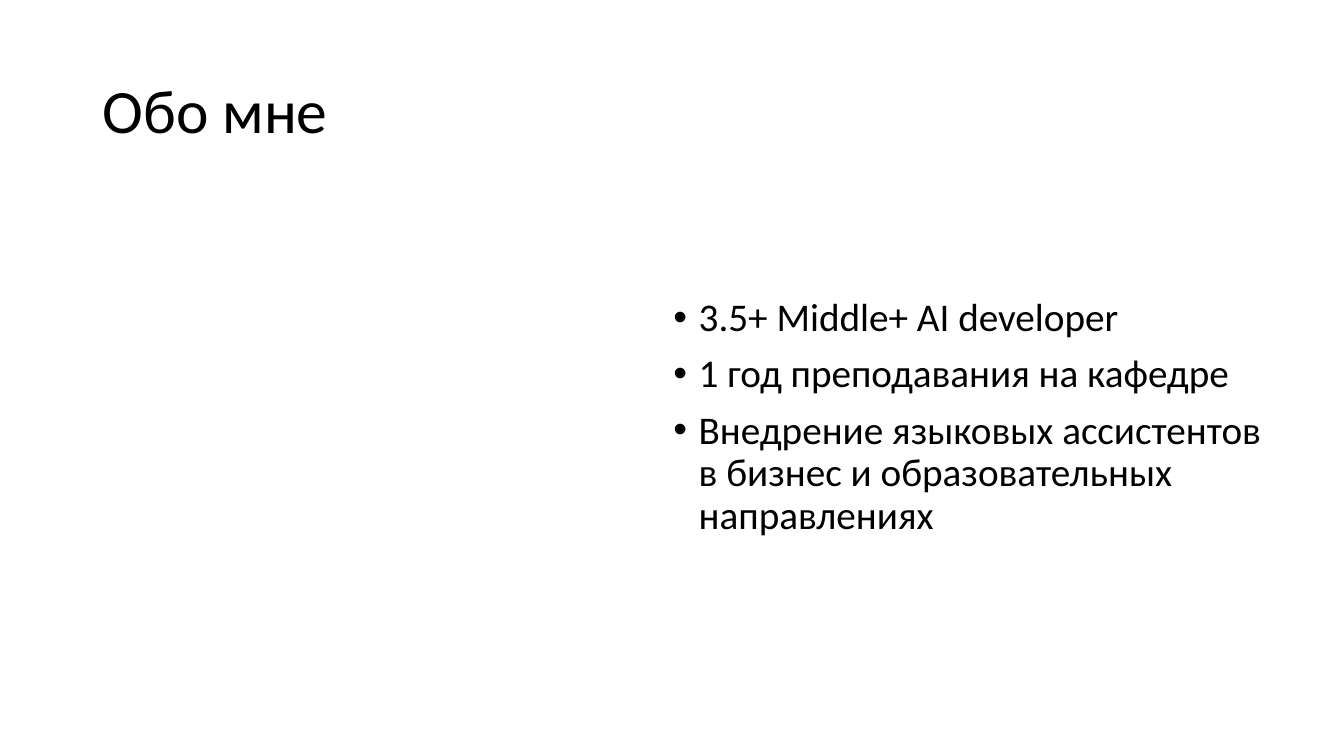
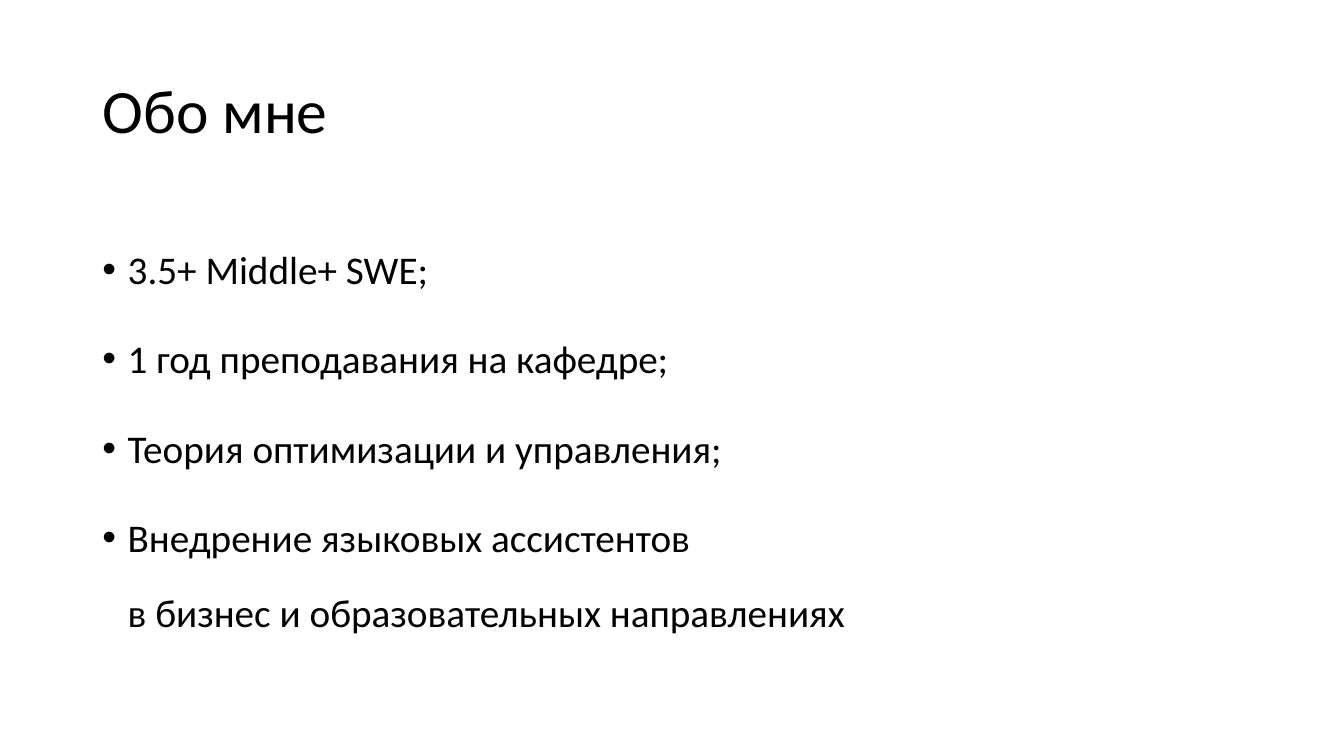
Before and after one commit to PedagogicEducationMIPT/Presentations, a slide deck: slide 2 of intro/Введение.pptx. Drawn at 1344x756 pixels with LibreOffice and Linux fonts; fonts in the diff are those of the drawing. Boxes give left, top, right and bottom in pixels: in the first picture for what was removed or moved away, otherwise in the second. Text is boxed around its words. In the diff, an @@ line names an element or a change of style, - is before the commit and + after.

```diff
--- a/intro/Введение.pptx
+++ b/intro/Введение.pptx
@@ text "3.5+ Middle+ SWE;": place and size @@
-text "3.5+ Middle+ SWE;" at (699, 303, 1261, 536)
+text "3.5+ Middle+ SWE;" at (128, 256, 845, 634)
@@ text at (128, 256, 721, 470): text changed @@
-• 3.5+ Middle+ AI developer
-• 1 год преподавания на кафедре
+• 3.5+ Middle+ SWE;
+• 1 год преподавания на кафедре;
+• Теория оптимизации и управления;
@@ text at (128, 527, 845, 634): line spacing 0.9 to 1.6 @@
```
Also in this commit, not shown: 5 other slides changed, 1 slide added, 43 other files.
